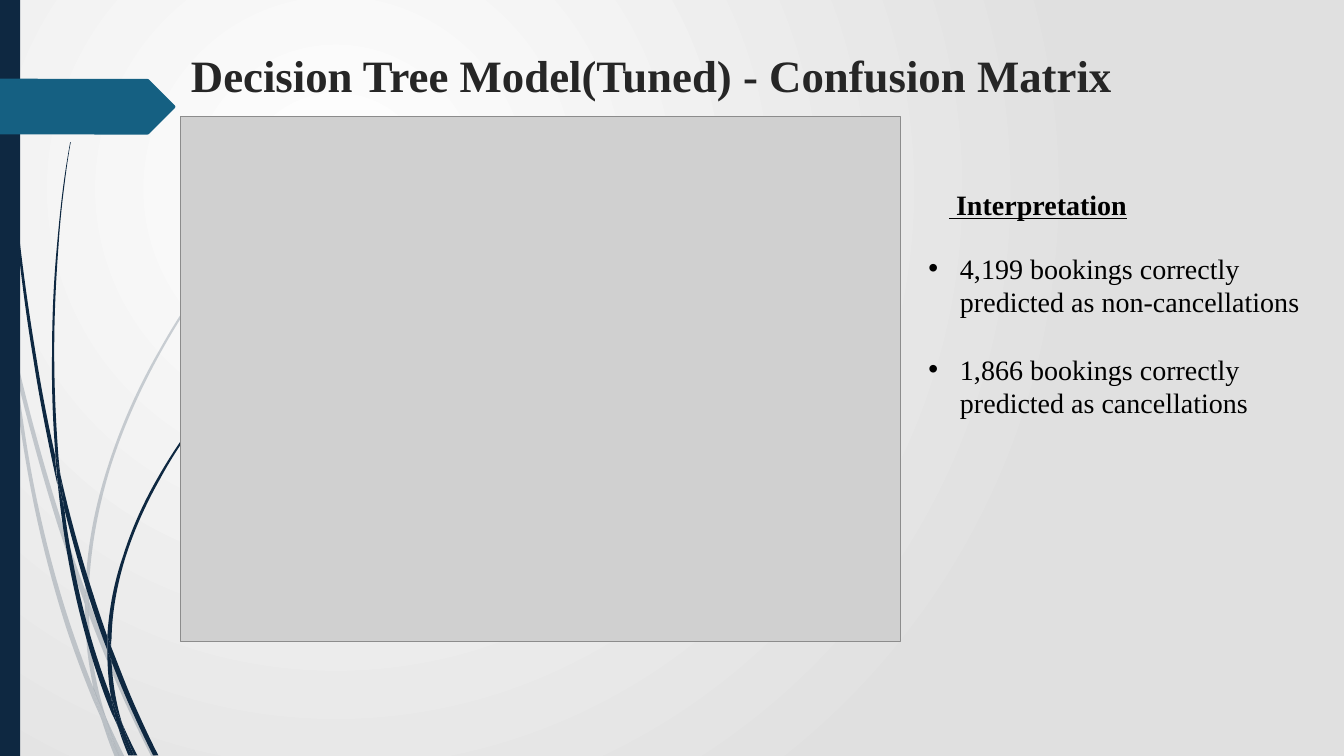
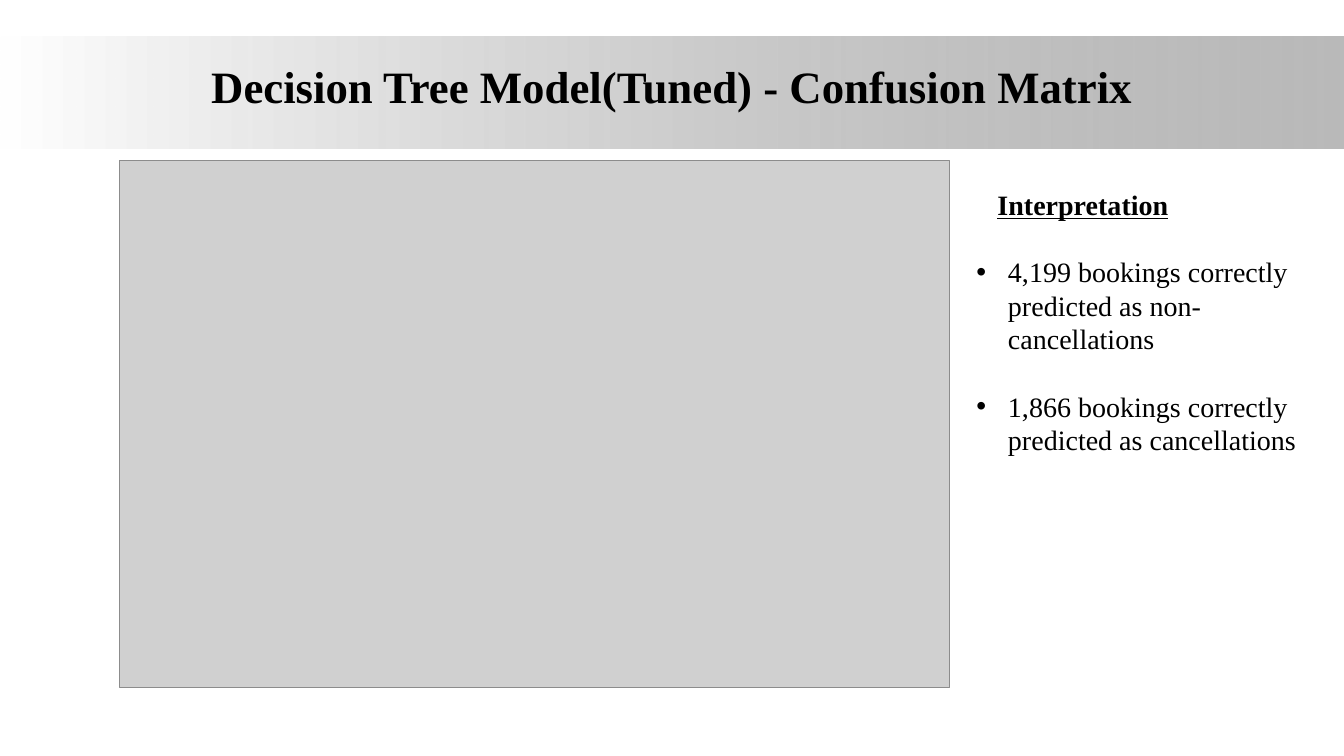
Before and after one commit to James-tech4/JAMES-PHASE-3-DSPT-8-PROJECT, a slide deck: slide 15 of Presentation.pptx (slide 14 before the commit). Drawn at 1344x756 pixels with LibreOffice and Linux fonts; fonts in the diff are those of the drawing; grey boxes stand for pictures; background and template pictures are left out. Boxes give left, top, right and bottom in pixels: in the first picture for what was removed or moved away, otherwise in the second. Text is boxed around its words. In the diff, an @@ line names an element or a change of style, - is before the commit and + after.

```diff
--- a/Presentation.pptx
+++ b/Presentation.pptx
@@ background gradient #FFFFFF to #E1E1E1 to #FFFFFF @@
@@ rectangle removed at (0,0,20,756) @@
@@ rectangle added at (0,36,1344,147), fill gradient #FFFFFF to #808080 @@
@@ title "Decision Tree Model(Tuned) - Confusion ..." at (211,71,1131,112): text colour #262626 to #000000; alignment left to centre; vertical alignment top to middle @@
@@ freeform shape removed at (0,79,175,134) @@
@@ picture: place and size @@
-picture at (180,116,900,641)
+picture at (119,161,950,688)
@@ text "Interpretation" rewrapped from (956,195,1300,419) to (997,195,1296,456) @@
@@ group removed at (0,154,315,756): 10 freeform shapes @@
@@ group removed at (3,0,262,756): 12 freeform shapes @@
```
Also in this commit, not shown: 21 other slides changed, 1 slide added, 1 other file.
